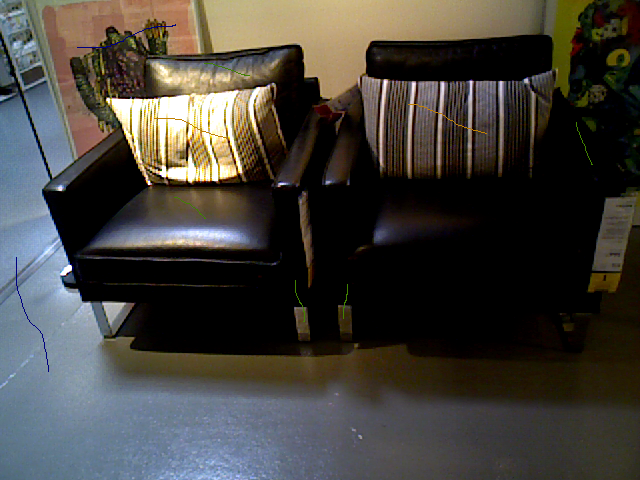
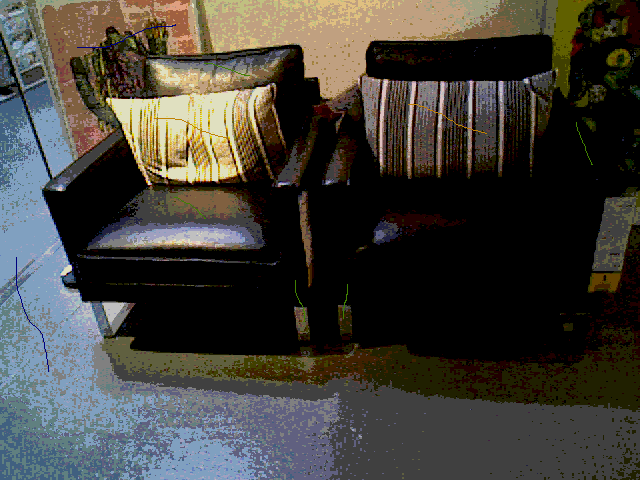
Before/after of a 640×480 layered artwork. What changed in the layer stack:
painted on "22.png" over box(0, 0, 640, 480)
